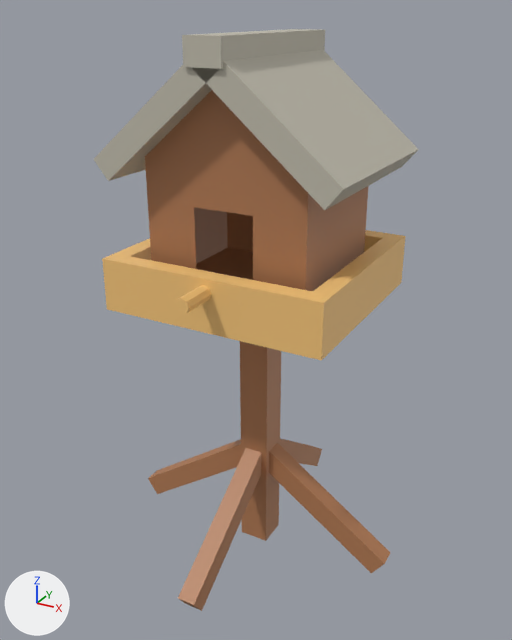
Before and after pictures for a commit that changed the Blender file assets/game-assets/BirdHouse.blend.
Camera for both pictures: a 50 mm camera at (0.743, -1.376, 1.311) aimed at (-0.009, -0.008, 0.627). The lights are fixed; the arrows at lower left show +X, +Y and +Z. The picture after the commit comes second.

Objects in the first picture: 'Birdhouse_Angled_Supports', 'Birdhouse_Cabin_Walls', 'Birdhouse_Center_Post', 'Birdhouse_Perch', 'Birdhouse_Ridge_Cap', 'Birdhouse_Roof_Panels', 'Birdhouse_Upper_Platform'.
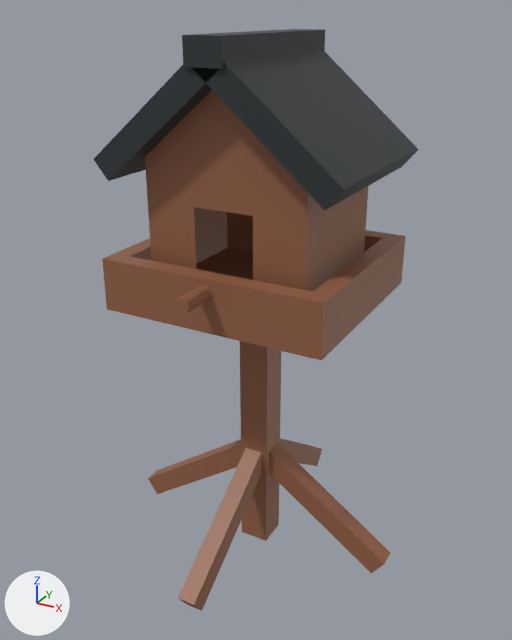
Edits to the bpy script that builds the scene:
```text
Change mat_bh_flat_dark_wood:
    mat_bh_flat_dark_wood.base_color: (0.45, 0.2, 0.09) -> (0.301, 0.122, 0.063)  # orange #b37c55 -> brown #956247
Change mat_bh_flat_light_wood:
    mat_bh_flat_light_wood.base_color: (0.95, 0.58, 0.2) -> (0.301, 0.122, 0.063)  # orange #f9c87c -> brown #956247
Change mat_bh_flat_warm_gray_roof:
    mat_bh_flat_warm_gray_roof.base_color: (0.55, 0.52, 0.43) -> (0.0284, 0.0343, 0.0382)  # light grey #c4bfaf -> dark grey #2f3437
```

Pixel boxes (x1, y1, x2, y2) of what changed, in the pictures (512 x 640 px):
'Birdhouse_Cabin_Walls', recoloured (orange to brown): (145, 90, 368, 291) in both
'Birdhouse_Roof_Panels', recoloured (light grey to dark grey): (94, 50, 419, 210) in both
'Birdhouse_Upper_Platform', recoloured (orange to brown): (102, 230, 405, 361) in both
'Birdhouse_Angled_Supports', recoloured (orange to brown): (148, 438, 390, 611) in both
'Birdhouse_Center_Post', recoloured (orange to brown): (240, 341, 281, 541) in both
'Birdhouse_Ridge_Cap', recoloured (light grey to dark grey): (182, 29, 325, 69) in both
'Birdhouse_Perch', recoloured (orange to brown): (175, 285, 211, 314) in both
